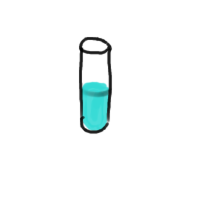
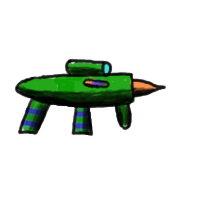
Revision of a layered w=200, h=200 image; what changed, layer by layer:
added layer "handguns lines" above "handguns shadow" over [14, 58, 167, 137]
added layer "handguns shadow" above "handguns color" over [15, 66, 155, 136]
added layer "handguns color" above "chemicals lines" over [17, 61, 158, 136]
hid "chemicals lines" over [78, 36, 113, 135]
hid "chemicals color" over [80, 81, 111, 132]
